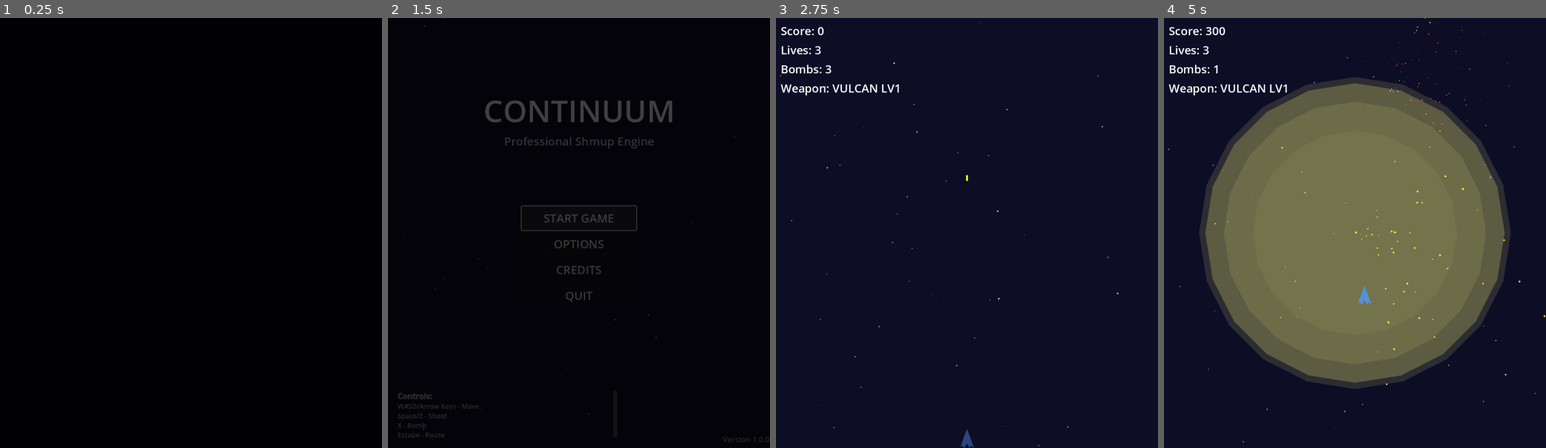
Above: before the commit, frames 1-4 (left to right).
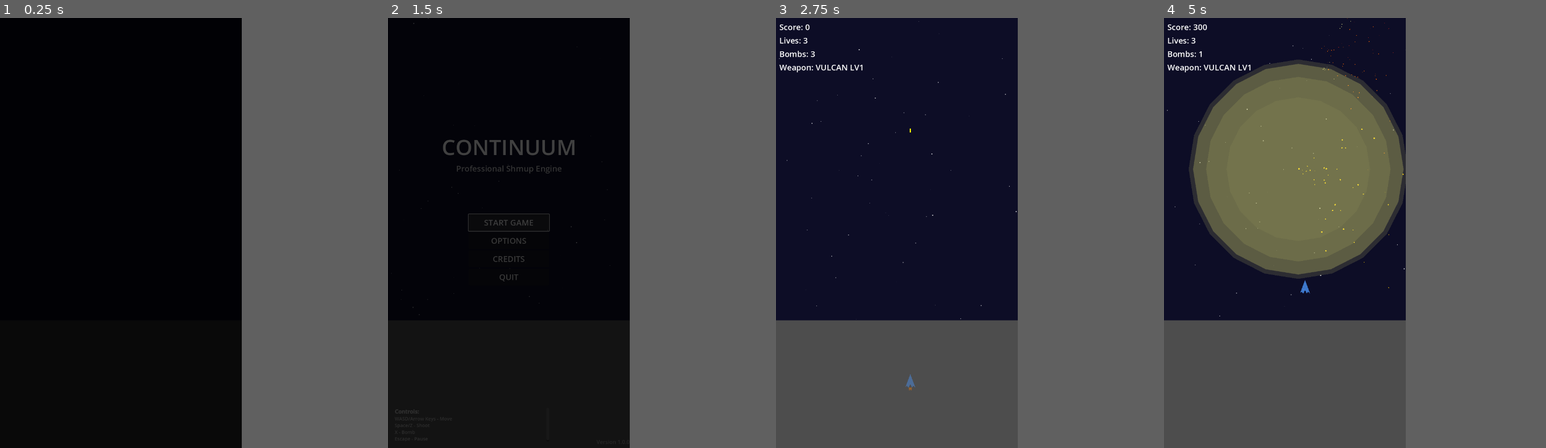
Above: after the commit, the same moments.

Repository: stphung/continuum
Game: Godot game, scene res://scenes/main/Main.tscn
Two runs of this game, one before a commit and one after it. Both use one fixed random seed, a clock stepped at 60 frames per second and the inputs below.
Inputs (mouse positions are in pixels of both pictures, inside the frame that each line leads up to):
- Up to frame 1 (0.25 s): no input
- Up to frame 2 (1.5 s): tap Enter (ui_accept) at 0.5, 0.77 s; move the mouse to (663, 211) at 0.52 s; hold D (move_right) 0.53-1.25 s; hold X (bomb) 0.53-1.25 s; click "START GAME" at 1.25 s
- Up to frame 3 (2.75 s): tap Enter (ui_accept) at 2, 2.27 s; move the mouse to (890, 254) at 2.02 s; hold S (move_down) from 2.03 s (still down); tap Space (shoot) at 2.1 s
- Up to frame 4 (5 s): move the mouse to (1393, 138) at 2.77 s; release S (move_down) at 2.78 s; hold D (move_right) 2.78-3.53 s; hold X (bomb) 2.78-3.53 s; move the mouse to (1335, 319) at 3.52 s; hold W (move_up) 3.53-4.28 s; tap Space (shoot) at 3.6 s; tap Enter (ui_accept) at 3.77, 4.52 s; move the mouse to (1469, 297) at 4.27 s; hold A (move_left) from 4.28 s (still down); hold X (bomb) from 4.28 s (still down)
In our replay, the window is 711x800 before the commit and 450x800 after it. These sizes can differ from the game's own. Grey fills any space a smaller window leaves; there, only what the larger window draws over its background counts as a difference.

The runs differ from the first frame. In frame 2, 2.8% of the frame differs, in the area x 1-100%, y 0-100%; in frame 3, 20%; in frame 4, 45%, in the area x 0-100%, y 0-100%.

Commit message:
Fix Android UI layout with proper mobile viewport and aspect handling
- Changed viewport from 800x900 to 720x1280 (9:16 mobile aspect ratio)
- Updated stretch/aspect from "expand" to "keep_width" to prevent UI distortion
- Maintains horizontal proportions while scaling vertically for mobile screens
- Eliminates compressed UI layout issue seen in portrait mode

🤖 Generated with [Claude Code](https://claude.ai/code)

Co-Authored-By: Claude <noreply@anthropic.com>

Diff:
--- a/project.godot
+++ b/project.godot
@@ -25,10 +25,10 @@
 
 [display]
 
-window/size/viewport_width=800
-window/size/viewport_height=900
+window/size/viewport_width=720
+window/size/viewport_height=1280
 window/stretch/mode="viewport"
-window/stretch/aspect="expand"
+window/stretch/aspect="keep_width"
 window/handheld/orientation="portrait"
 
 [editor_plugins]
